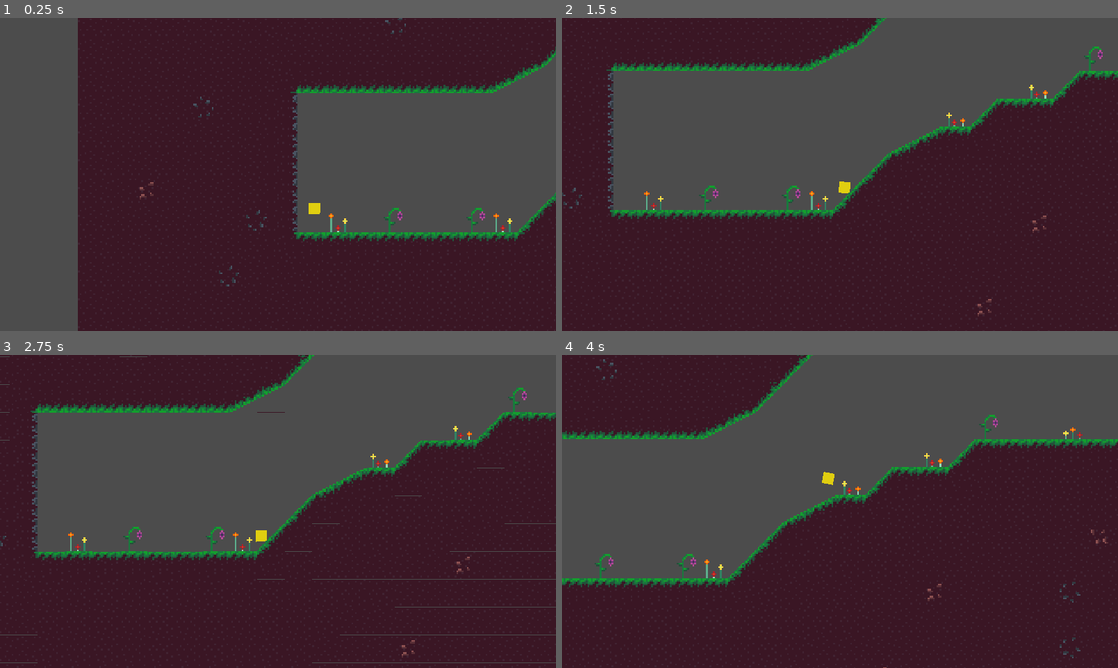
Above: before the commit, frames 1-4 (two rows, left to right).
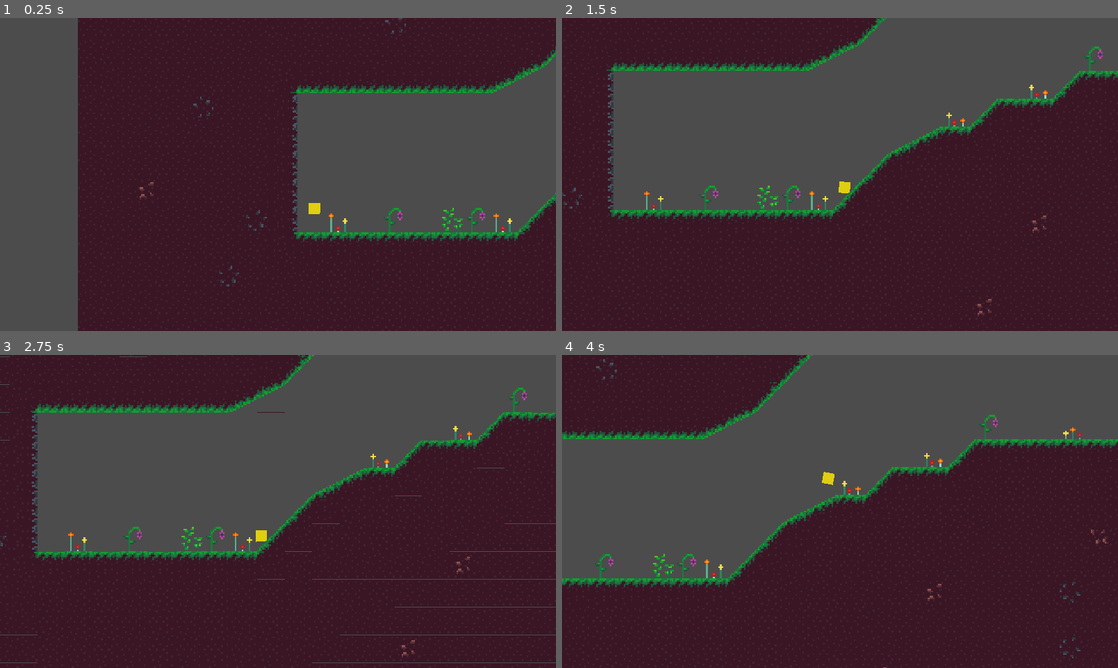
Above: after the commit, the same moments.

Repository: MarioCakeDev/jump-and-shoot
Game: Godot game, scene res://Game.tscn
The game is run twice, just before and just after one commit, with the same random seed, the same clock (stepped at 60 frames per second) and the same inputs.
Inputs (mouse positions are in pixels of both pictures, inside the frame that each line leads up to):
- Up to frame 1 (0.25 s): no input
- Up to frame 2 (1.5 s): move the mouse to (962, 158) at 0.52 s; hold D (right) from 0.53 s (still down); tap I (togglePropell) at 0.6 s; click (962, 158) at 0.67 s; tap Space (jump) at 0.77 s; move the mouse to (728, 190) at 1.27 s; tap U (toggleRunSpeed) at 1.35 s
- Up to frame 3 (2.75 s): tap Space (jump) at 1.52 s; move the mouse to (333, 442) at 2.02 s; release D (right) at 2.03 s; hold A (left) from 2.03 s (still down); tap Z (toggleShoot) at 2.1 s
- Up to frame 4 (4 s): move the mouse to (812, 574) at 2.77 s; release A (left) at 2.78 s; hold D (right) from 2.78 s (still down); tap I (togglePropell) at 2.85 s; click (812, 574) at 2.92 s; tap Space (jump) at 3.02, 3.77 s; move the mouse to (1006, 558) at 3.52 s; tap U (toggleRunSpeed) at 3.6 s

The runs differ from the first frame. In frame 1, less than 0.1% of the frame differs, in the area x 79-84%, y 60-69%; in frame 2, less than 0.1%; in frame 3, 0.1%, in the area x 31-37%, y 54-63%; in frame 4, less than 0.1%.

Commit message:
Reset on brenessel

Diff:
--- a/Game.tscn
+++ b/Game.tscn
@@ -361,20 +361,6 @@
 "shape_transform": Transform2D( 1, 0, 0, 1, 0, 0 )
 } ]
 13/z_index = 0
-14/name = "tilemap.png 14"
-14/texture = ExtResource( 2 )
-14/tex_offset = Vector2( 0, 0 )
-14/modulate = Color( 1, 1, 1, 1 )
-14/region = Rect2( 48, 96, 16, 16 )
-14/tile_mode = 0
-14/occluder_offset = Vector2( 0, 0 )
-14/navigation_offset = Vector2( 0, 0 )
-14/shape_offset = Vector2( 0, 0 )
-14/shape_transform = Transform2D( 1, 0, 0, 1, 0, 0 )
-14/shape_one_way = false
-14/shape_one_way_margin = 0.0
-14/shapes = [  ]
-14/z_index = 0
 15/name = "tilemap.png 15"
 15/texture = ExtResource( 2 )
 15/tex_offset = Vector2( 0, 0 )
@@ -523,13 +509,39 @@
 } ]
 22/z_index = 0
 
+[sub_resource type="ConvexPolygonShape2D" id=28]
+points = PoolVector2Array( 14.8239, 15.8178, 3.20581, 15.8178, 3.20581, 2.25253, 14.8239, 2.25253 )
+
+[sub_resource type="TileSet" id=29]
+0/name = "tilemap.png 0"
+0/texture = ExtResource( 2 )
+0/tex_offset = Vector2( 0, 0 )
+0/modulate = Color( 1, 1, 1, 1 )
+0/region = Rect2( 48, 96, 16, 16 )
+0/tile_mode = 0
+0/occluder_offset = Vector2( 0, 0 )
+0/navigation_offset = Vector2( 0, 0 )
+0/shape_offset = Vector2( 0, 0 )
+0/shape_transform = Transform2D( 1, 0, 0, 1, 0, 0 )
+0/shape = SubResource( 28 )
+0/shape_one_way = false
+0/shape_one_way_margin = 1.0
+0/shapes = [ {
+"autotile_coord": Vector2( 0, 0 ),
+"one_way": false,
+"one_way_margin": 1.0,
+"shape": SubResource( 28 ),
+"shape_transform": Transform2D( 1, 0, 0, 1, 0, 0 )
+} ]
+0/z_index = 0
+
 [node name="Node2D" type="Node2D"]
 position = Vector2( 498.508, 293.176 )
 
 [node name="Player" type="KinematicBody2D" parent="."]
 position = Vector2( 38.5375, 3.51761 )
 collision_layer = 4
-collision_mask = 9
+collision_mask = 25
 script = ExtResource( 1 )
 
 [node name="JumpSound" type="AudioStreamPlayer2D" parent="Player"]
@@ -552,10 +564,20 @@
 scale = Vector2( 2, 2 )
 texture = SubResource( 4 )
 
-[node name="TileMap" type="TileMap" parent="."]
+[node name="Ground" type="TileMap" parent="."]
 scale = Vector2( 3.95388, 4 )
 tile_set = SubResource( 9 )
 cell_size = Vector2( 16, 16 )
 collision_mask = 0
 format = 1
 tile_data = PoolIntArray( -1114105, -1610612716, 0, -1114104, -1610612716, 0, -1114103, -1610612716, 0, -1114102, -1610 …(26995 unchanged characters)…
+
+[node name="DamagePlants" type="TileMap" parent="."]
+scale = Vector2( 4, 4 )
+tile_set = SubResource( 29 )
+cell_size = Vector2( 16, 16 )
+collision_use_kinematic = true
+collision_layer = 16
+collision_mask = 0
+format = 1
+tile_data = PoolIntArray( 65541, 0, 0 )
--- a/Player.gd
+++ b/Player.gd
@@ -60,9 +60,12 @@
 
 		var collider = collision.collider;
 		var isInstaKill = collider.get_collision_layer_bit(3);
+		var isDamage = collider.get_collision_layer_bit(4);
 		if isInstaKill:
 			reset();
 			return;
+		if isDamage:
+			reset();
 
 	snapVector = Vector2.DOWN * 10;
 
Not shown: 1 places in Game.tscn that only renumber resources
